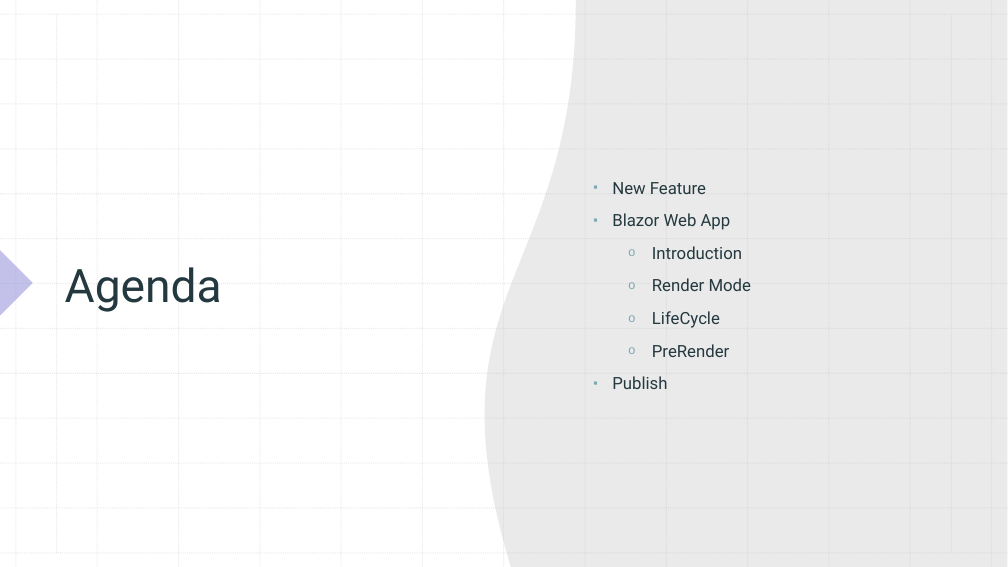
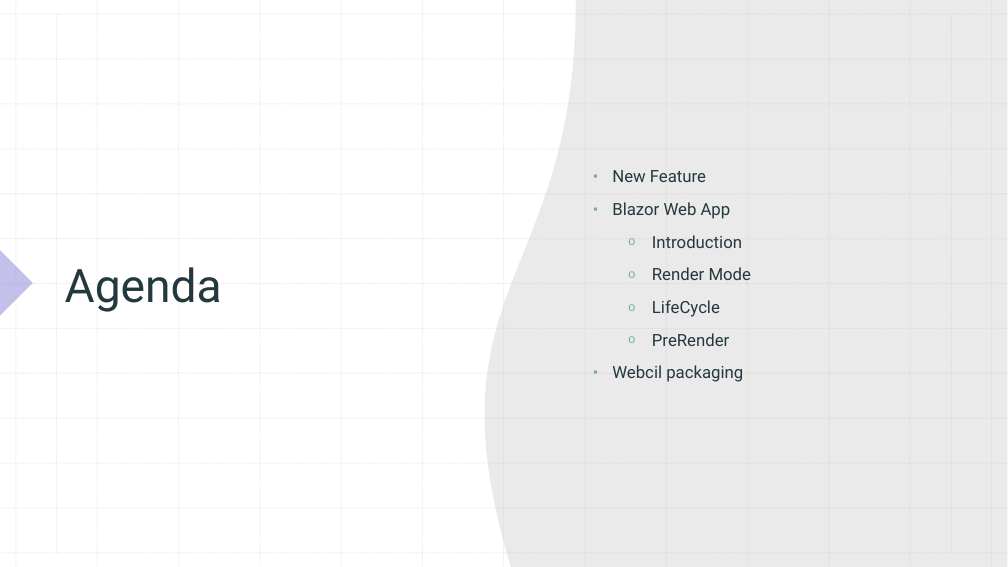
Before and after one commit to xccu/NetCore-Demo, a slide deck: slide 2 of Blazor in .net 8.pptx. Drawn at 1008x567 pixels with LibreOffice and Linux fonts; fonts in the diff are those of the drawing. Boxes give left, top, right and bottom in pixels: in the first picture for what was removed or moved away, otherwise in the second. Text is boxed around its words. In the diff, an @@ line names an element or a change of style, - is before the commit and + after.

```diff
--- a/Blazor in .net 8.pptx
+++ b/Blazor in .net 8.pptx
@@ text at (x1=612, y1=365, x2=743, y2=382): text changed @@
-▪ Publish
+▪ Webcil packaging
```
Also in this commit, not shown: 7 other slides changed, 4 slides added, 1 slide removed, 26 other files.
